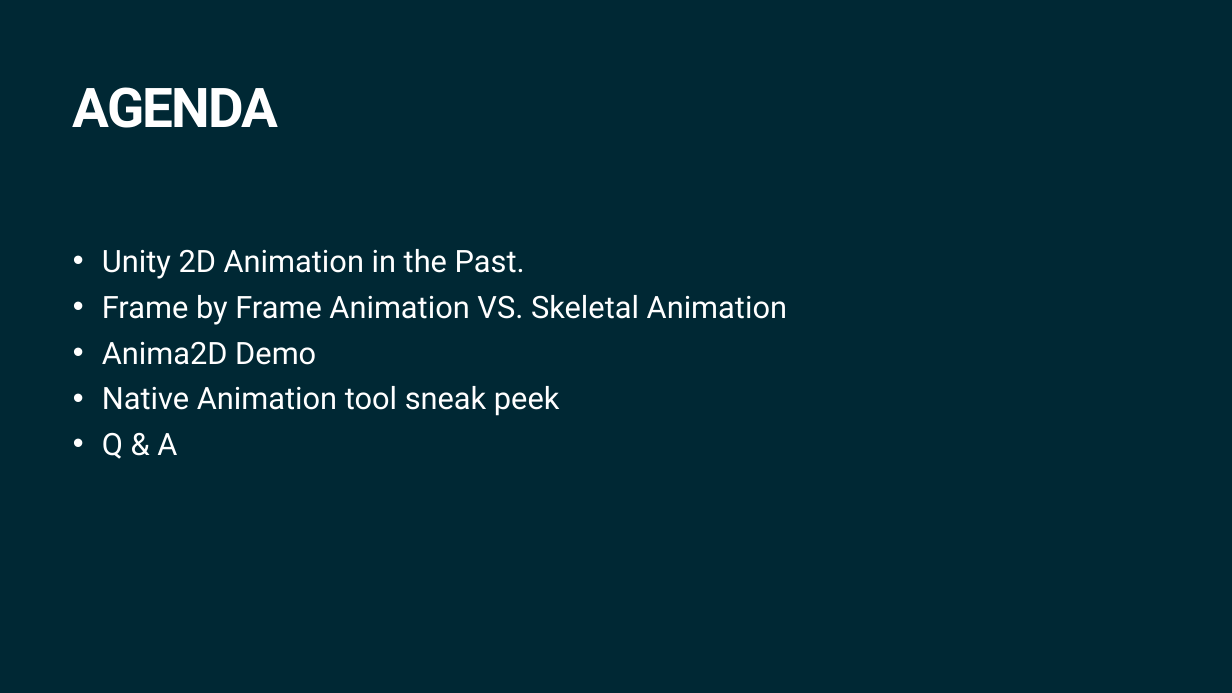
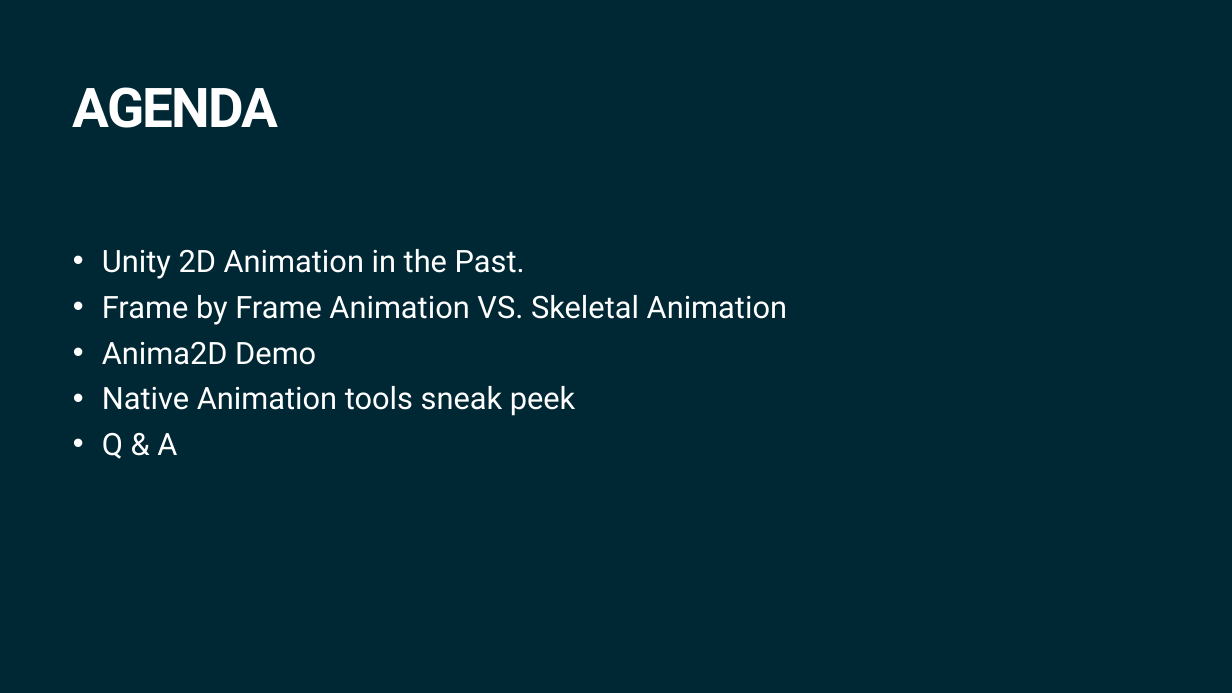
Before and after one commit to ArturoNereu/Unity2DAnimation, a slide deck: slide 6 of Presentations/Future2DAnim_Tokyo.pptx. Drawn at 1232x693 pixels with LibreOffice and Linux fonts; fonts in the diff are those of the drawing; background and template pictures are left out. Boxes give left, top, right and bottom in pixels: in the first picture for what was removed or moved away, otherwise in the second. Text is boxed around its words. In the diff, an @@ line names an element or a change of style, - is before the commit and + after.

```diff
--- a/Presentations/Future2DAnim_Tokyo.pptx
+++ b/Presentations/Future2DAnim_Tokyo.pptx
@@ text at [102,386,575,416]: text changed @@
-• Native Animation tool sneak peek
+• Native Animation tools sneak peek
```
Also in this commit, not shown: 2 other slides changed, 4 slides added, 1 slide removed.
